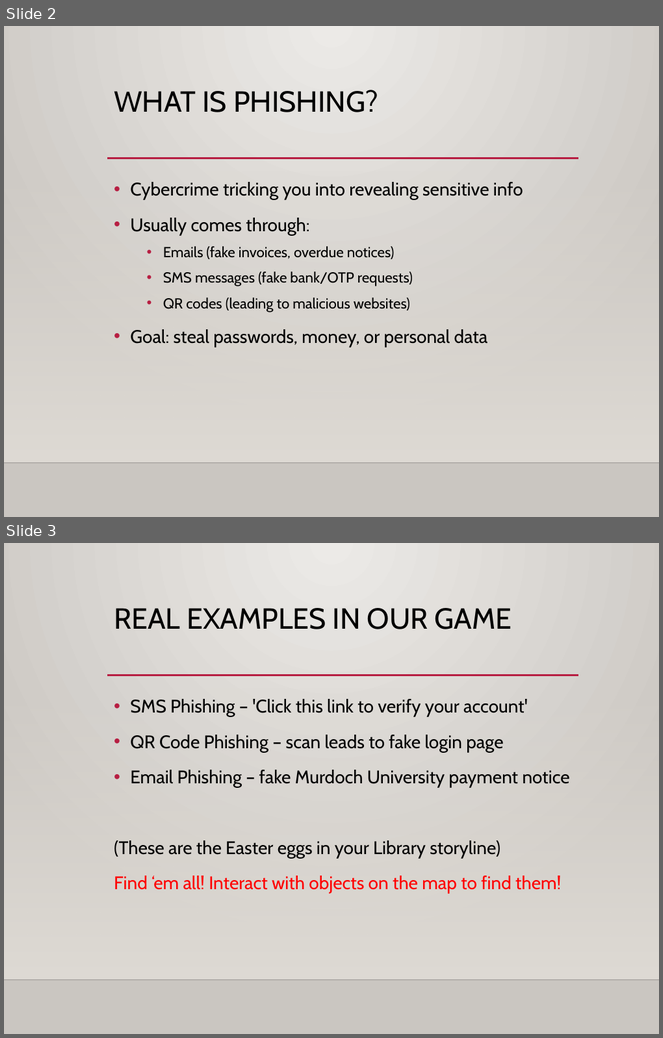
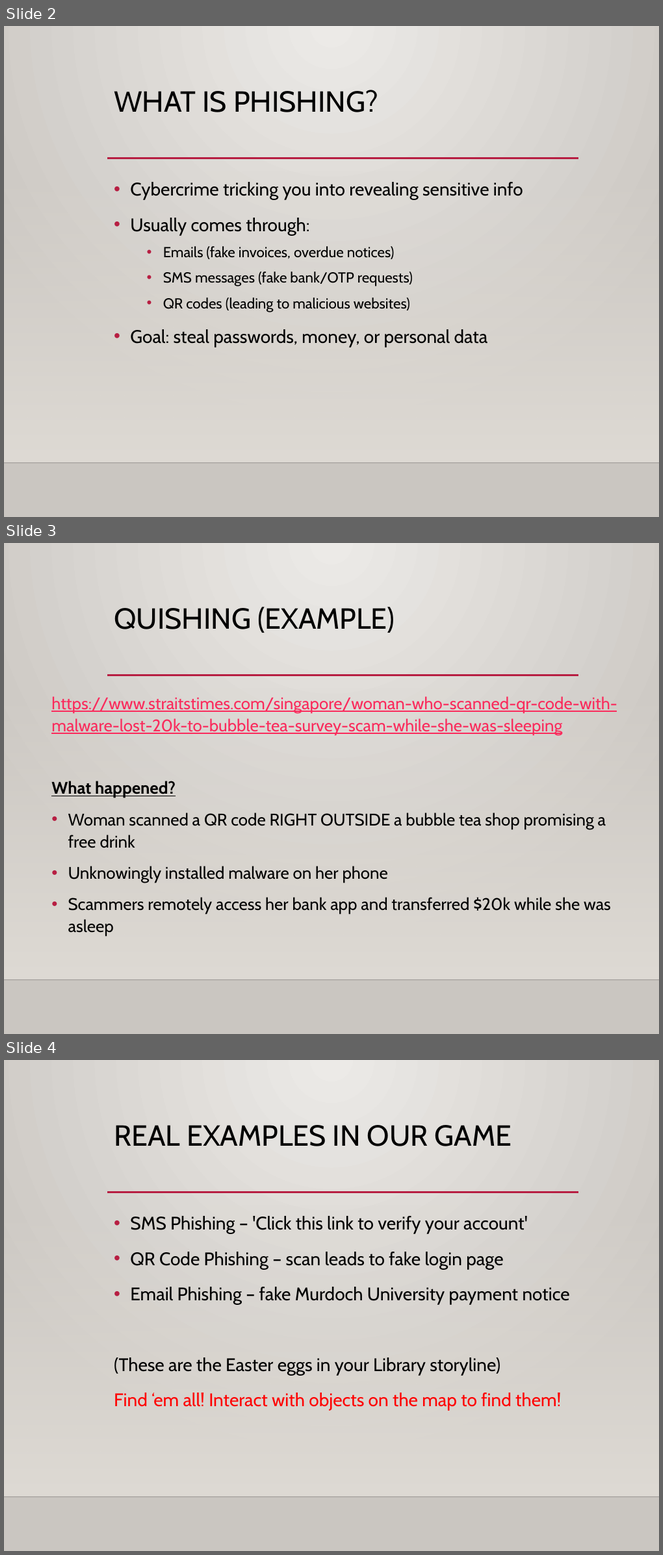
Before and after one commit to zoldyckd/cyberrangers, a slide deck: public/websitepopup/Phishing.pptx. Shown one above the other, each under a label of ours: slides 2 and 3 before the commit, slides 2, 3 and 4 after it. The pictures are 663x1038 and 663x1555 pixels, drawn with LibreOffice and Linux fonts; fonts in the diff are those of the drawing; background and template pictures are left out. Boxes give left, top, right and bottom in pixels: in the first picture for what was removed or moved away, otherwise in the second. Text is boxed around its words. In the diff, an @@ line names an element or a change of style, - is before the commit and + after.

```diff
--- a/public/websitepopup/Phishing.pptx
+++ b/public/websitepopup/Phishing.pptx
@@ slide 3 added at (x1=4, y1=543, x2=659, y2=1034), background gradient #ECEAE7 to #CAC7C1; not listed: 3 template elements that a slide beside it also shows @@
@@ title added at (x1=114, y1=607, x2=395, y2=633), 32 pt, text #000000 @@
+QUISHING (EXAMPLE)
@@ text added at (x1=51, y1=696, x2=617, y2=936), 18.5 pt, text #000000 @@
+https://www.straitstimes.com/singapore/woman-who-scanned-qr-code-with-malware-lost-20k-to-bubble-tea-survey-scam-while-she-was-sleeping
+What happened?
+• Woman scanned a QR code RIGHT OUTSIDE a bubble tea shop promising a free drink
+• Unknowingly installed malware on her phone
+• Scammers remotely access her bank app and transferred $20k while she was asleep
@@ what was slide 3 is now slide 4 @@
```
Also in this commit, not shown: 1 slide changed, 2 other slides added, 2 other files.
